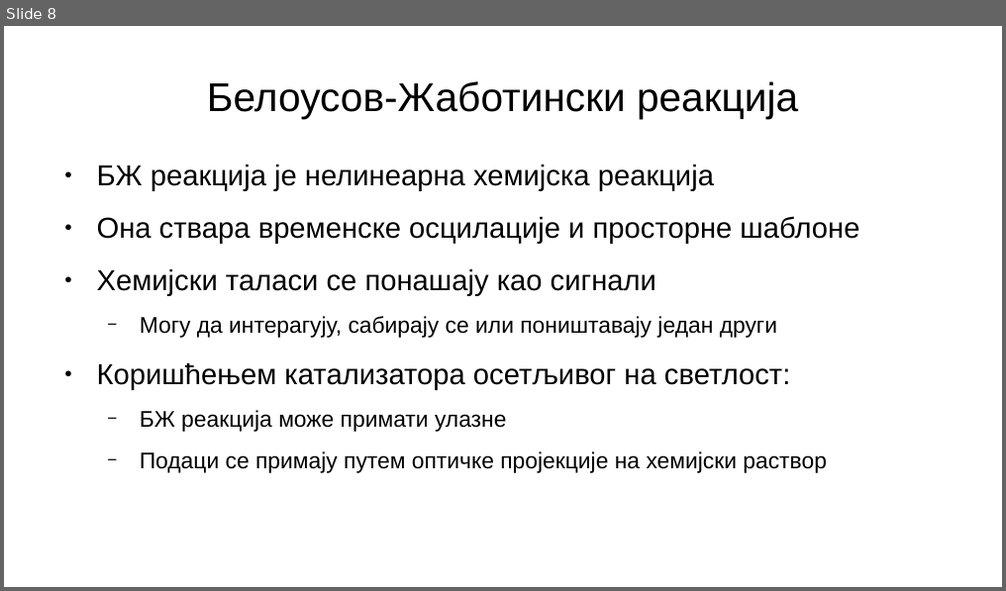
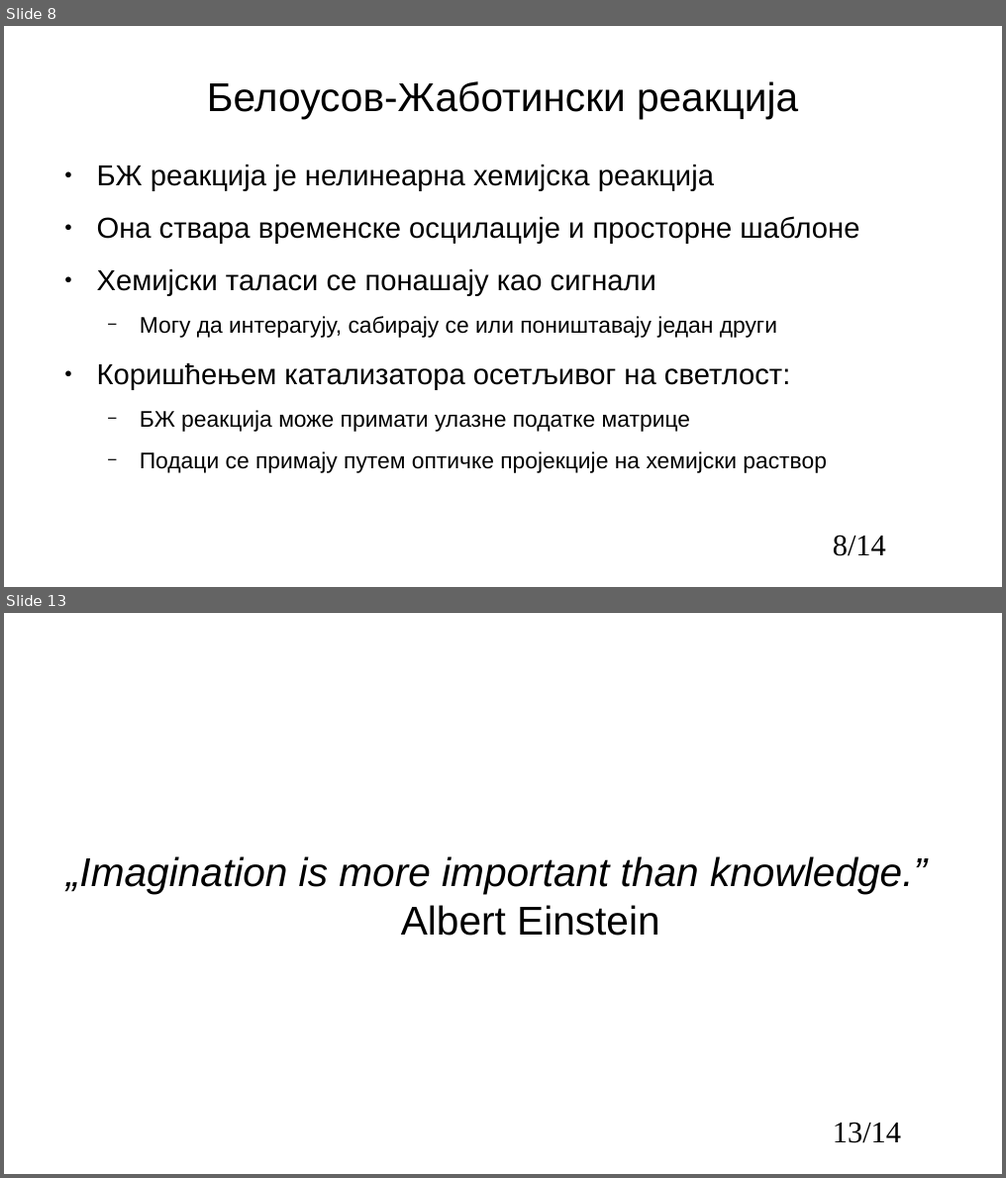
Before and after one commit to NikolaNikolicc/computer-accelerators-development, a slide deck: HW/HW12-Chem/12_chem_computer_technology.pptx. Shown one above the other, each under a label of ours: slide 8 before the commit, slides 8 and 13 after it; the slides between them are not shown. The pictures are 1006x591 and 1006x1178 pixels, drawn with LibreOffice and Linux fonts; fonts in the diff are those of the drawing. Boxes give left, top, right and bottom in pixels: in the first picture for what was removed or moved away, otherwise in the second. Text is boxed around its words. In the diff, an @@ line names an element or a change of style, - is before the commit and + after.

```diff
--- a/HW/HW12-Chem/12_chem_computer_technology.pptx
+++ b/HW/HW12-Chem/12_chem_computer_technology.pptx
@@ slide 13 added at [4,613,1002,1174], background #FFFFFF @@
@@ text added at [66,857,927,936], 32 pt, text #000000, italic @@
+„Imagination is more important than knowledge.” Albert Einstein
@@ page number added at [833,1122,901,1144], 24 pt, text #000000 @@
+13/14
@@ slide 8 changed as well @@
@@ text at [140,410,690,432]: text changed @@
-  − БЖ реакција може примати улазне
+  − БЖ реакција може примати улазне податке матрице
@@ page number added at [833,535,886,557], 24 pt, text #000000 @@
+8/14
```
Also in this commit, not shown: 7 other slides changed, 4 other slides added, 1 slide removed, 1 other file.
